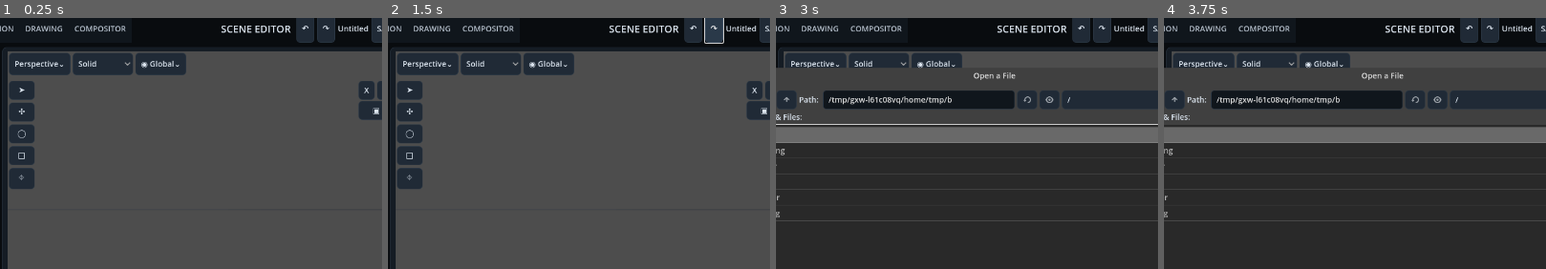
Above: before the commit, frames 1-4 (left to right).
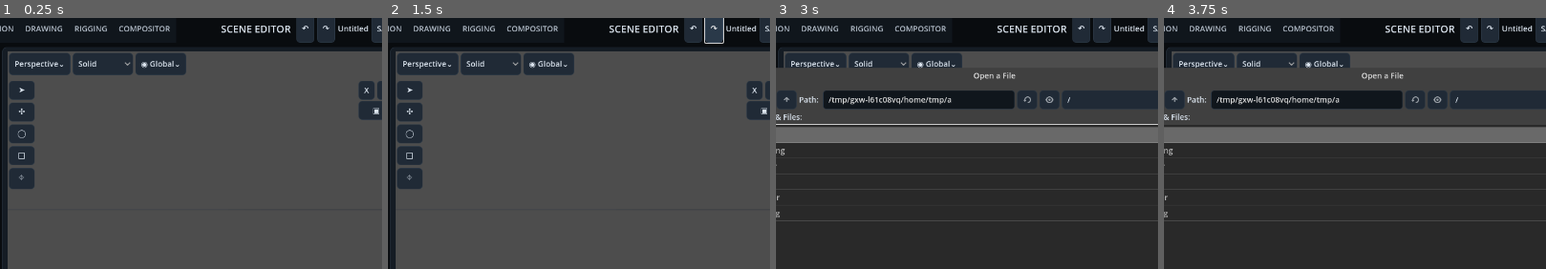
Above: after the commit, the same moments.

Repository: Onnevan/Kabuki
Game: Godot game, scene res://editor/main.tscn
Two runs of this game, one before a commit and one after it. Both use one fixed random seed, a clock stepped at 60 frames per second and the inputs below.
Inputs (mouse positions are % of the whole screen's width and height, from its top left):
- Up to frame 1 (0.25 s): no input
- Up to frame 2 (1.5 s): click "↶" at 0.5 s; click "↷" at 1.25 s
- Up to frame 3 (3 s): click "OPEN" at 2 s; click "＋ IMPORT" at 2.75 s
- Up to frame 4 (3.75 s): click (37, 77) at 3.52 s; type "12" at 3.6 s
The pictures show only the part of the screen within x 21-71%, y 2-51%; the shares and areas given below are measured in that part.

The runs differ from the first frame. In frame 1, 0.4% of the frame differs, in the area x 19-45%, y 3-6%; in frame 2, 0.4%; in frame 3, 0.4%, in the area x 19-46%, y 3-34%; in frame 4, 0.4%.

Commit message:
Wire initial Rigging workspace

Diff:
--- a/editor/main.gd
+++ b/editor/main.gd
@@ -5,6 +5,7 @@
 const DrawingDataClass = preload("res://paint/drawing_data.gd")
 const ReferenceCanvasClass = preload("res://paint/reference_canvas.gd")
 const DrawingControllerClass = preload("res://drawing/drawing_controller.gd")
+const RiggingControllerClass = preload("res://rigging/rigging_controller.gd")
 
 @onready var viewport: SubViewport = %SceneViewport
 @onready var world_root: Node3D = %WorldRoot
@@ -48,6 +49,8 @@
 var active_drawing_id := ""
 var drawing_session_index := 0
 var drawing_controller: RefCounted = DrawingControllerClass.new()
+var rigging_controller: RefCounted = RiggingControllerClass.new()
+var active_rig_id := ""
 var drawing_data_by_object: Dictionary:
 	get: return drawing_controller.data_by_object
 var sculpt_mode := "push"
@@ -86,6 +89,7 @@
 	gizmo.set_mode(active_tool)
 	_setup_workspace_tabs()
 	_setup_drawing_menus()
+	_setup_rigging_workspace()
 	%SaveProject.pressed.connect(_on_save_project_pressed)
 	%LoadProject.pressed.connect(_on_load_project_pressed)
 	%UndoPaint.pressed.connect(%DrawingCanvas.undo_paint)
@@ -1304,9 +1308,90 @@
 func _setup_workspace_tabs() -> void:
 	while %WorkspaceTabs.tab_count > 0:
 		%WorkspaceTabs.remove_tab(0)
-	for label in ["SCENE", "ANIMATION", "DRAWING", "COMPOSITOR"]:
+	for label in ["SCENE", "ANIMATION", "DRAWING", "RIGGING", "COMPOSITOR"]:
 		%WorkspaceTabs.add_tab(label)
 	%WorkspaceTabs.current_tab = 0
+
+func _setup_rigging_workspace() -> void:
+	%SetRigParent.pressed.connect(_on_set_rig_parent)
+	%ClearRigParent.pressed.connect(_on_clear_rig_parent)
+	%PivotHere.pressed.connect(_on_pivot_here)
+	%AddBone.pressed.connect(_on_add_rig_bone)
+	%AutoWeights.pressed.connect(_on_auto_weights)
+	_refresh_rig_parent_choices()
+
+func _refresh_rig_parent_choices() -> void:
+	%RigParent.clear()
+	%RigParent.add_item("No parent")
+	%RigParent.set_item_metadata(0, "")
+	for object_id in ProjectStore.objects:
+		if object_id == selected_object_id: continue
+		var obj: MotionObject = ProjectStore.objects[object_id]
+		if not scene_nodes.has(object_id): continue
+		%RigParent.add_item(obj.name)
+		%RigParent.set_item_metadata(%RigParent.item_count - 1, object_id)
+
+func _on_set_rig_parent() -> void:
+	if selected_object_id.is_empty() or selected_scene_node == null: return
+	var index: int = %RigParent.selected
+	if index < 0: return
+	var parent_id: String = String(%RigParent.get_item_metadata(index))
+	if parent_id.is_empty() or not ProjectStore.objects.has(parent_id) or not scene_nodes.has(parent_id): return
+	var child_model: MotionObject = ProjectStore.objects[selected_object_id]
+	var parent_model: MotionObject = ProjectStore.objects[parent_id]
+	if rigging_controller.set_parent(child_model, parent_model, selected_scene_node, scene_nodes[parent_id], true):
+		status.text = child_model.name + " parented to " + parent_model.name
+
+func _on_clear_rig_parent() -> void:
+	if selected_object_id.is_empty() or selected_scene_node == null: return
+	var obj: MotionObject = ProjectStore.objects.get(selected_object_id)
+	if obj == null: return
+	var global_before: Transform3D = selected_scene_node.global_transform
+	selected_scene_node.reparent(world_root, true)
+	selected_scene_node.global_transform = global_before
+	obj.parent_id = ""
+	obj.transform = selected_scene_node.transform
+	status.text = obj.name + " parent cleared"
+
+func _on_pivot_here() -> void:
+	if selected_scene_node == null: return
+	rigging_controller.set_pivot_keep_geometry(selected_scene_node, camera_rig.pivot)
+	if ProjectStore.objects.has(selected_object_id):
+		var obj: MotionObject = ProjectStore.objects[selected_object_id]
+		obj.transform = selected_scene_node.transform
+	_show_transform(selected_scene_node)
+	status.text = "Pivot moved to view cursor"
+
+func _ensure_active_rig() -> RefCounted:
+	if active_rig_id.is_empty():
+		active_rig_id = "rig-" + str(ResourceUID.create_id())
+		return rigging_controller.create_rig(active_rig_id)
+	return rigging_controller.rigs.get(active_rig_id)
+
+func _on_add_rig_bone() -> void:
+	var rig: RefCounted = _ensure_active_rig()
+	var rest := Transform3D.IDENTITY
+	rest.origin = selected_scene_node.global_position if selected_scene_node != null else camera_rig.pivot
+	var index: int = rig.add_bone("Bone %02d" % (rig.bones.size() + 1), -1, rest)
+	status.text = "Bone %02d created · visual bone editing next" % (index + 1)
+
+func _on_auto_weights() -> void:
+	if not selected_scene_node is MeshInstance3D:
+		status.text = "Select a tessellated mesh or plane for Auto Weights"
+		return
+	var rig: RefCounted = _ensure_active_rig()
+	if rig.bones.is_empty():
+		status.text = "Create at least one bone first"
+		return
+	var origins := PackedVector3Array()
+	for bone in rig.bones:
+		var rest: Transform3D = bone.get("rest", Transform3D.IDENTITY)
+		origins.append((selected_scene_node as Node3D).to_local(rest.origin))
+	var weights: Array = rigging_controller.auto_weight_vertices(selected_scene_node as MeshInstance3D, origins)
+	rig.bindings[selected_object_id] = {"bone_weights": weights, "auto_bound": true}
+	var obj: MotionObject = ProjectStore.objects.get(selected_object_id)
+	if obj != null: obj.components["deform"]["rig_id"] = active_rig_id
+	status.text = "Automatic vertex weights assigned"
 
 func _setup_drawing_menus() -> void:
 	# Primary modes/tools are direct icon buttons. Dropdowns are reserved for
@@ -1364,7 +1449,7 @@
 		4: _on_drawing_morph_cel()
 
 func _on_workspace_tab_changed(tab: int) -> void:
-	var next_workspace: String = ["scene","animation","drawing","compositor"][tab]
+	var next_workspace: String = ["scene","animation","drawing","rigging","compositor"][tab]
 	# Workspaces may have different overlays/panel geometry, but changing editor
 	# must never silently change the user's 3D view.
 	workspace_camera_states[workspace] = camera_rig.get_state()
@@ -1376,11 +1461,13 @@
 		camera_rig.set_state(workspace_camera_states[workspace])
 	else:
 		workspace_camera_states[workspace] = camera_rig.get_state()
-	%RightPanel.visible = workspace == "scene" or workspace == "drawing" or workspace == "compositor"
+	%RightPanel.visible = workspace == "scene" or workspace == "drawing" or workspace == "rigging" or workspace == "compositor"
 	%DrawingBar.visible = workspace == "drawing"
 	%DrawingAnimBar.visible = workspace == "drawing"
 	%DrawingPlanes.visible = workspace == "drawing"
 	%ObjectList.visible = workspace != "drawing"
+	%RiggingPanel.visible = workspace == "rigging"
+	if workspace == "rigging": _refresh_rig_parent_choices()
 	%DrawingCanvas.visible = workspace == "drawing" and %DrawingCanvas.bitmap_mode
 	%ViewportTop.visible = workspace != "drawing"
 	%ToolRail.visible = workspace != "drawing"
